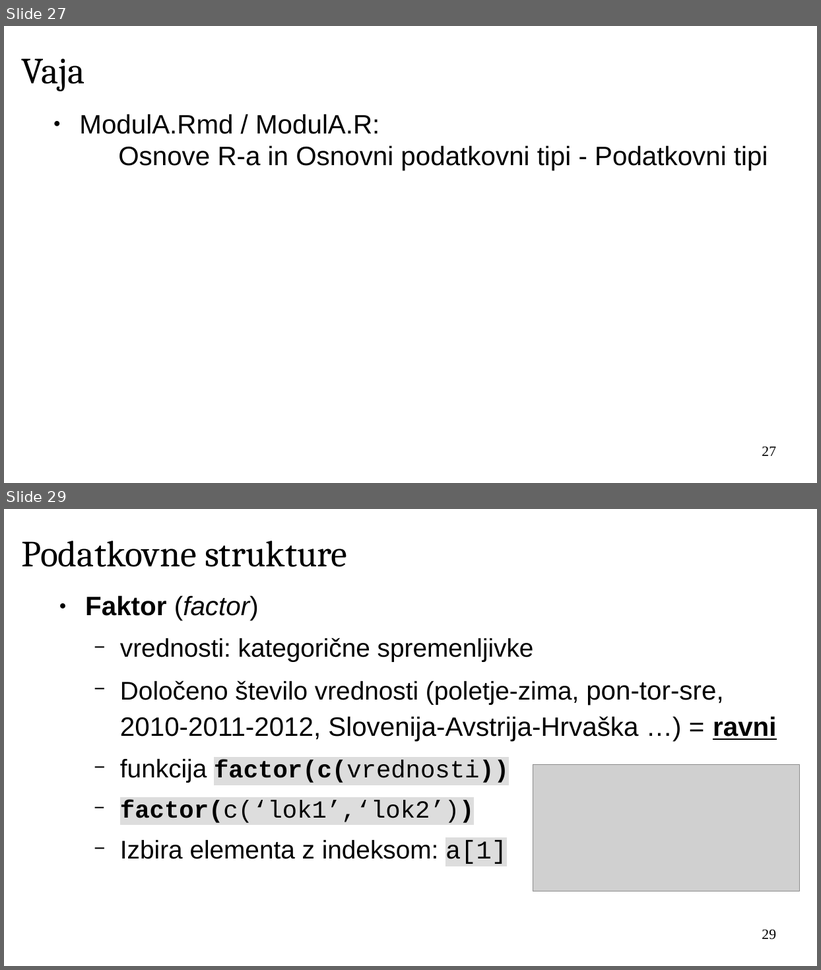
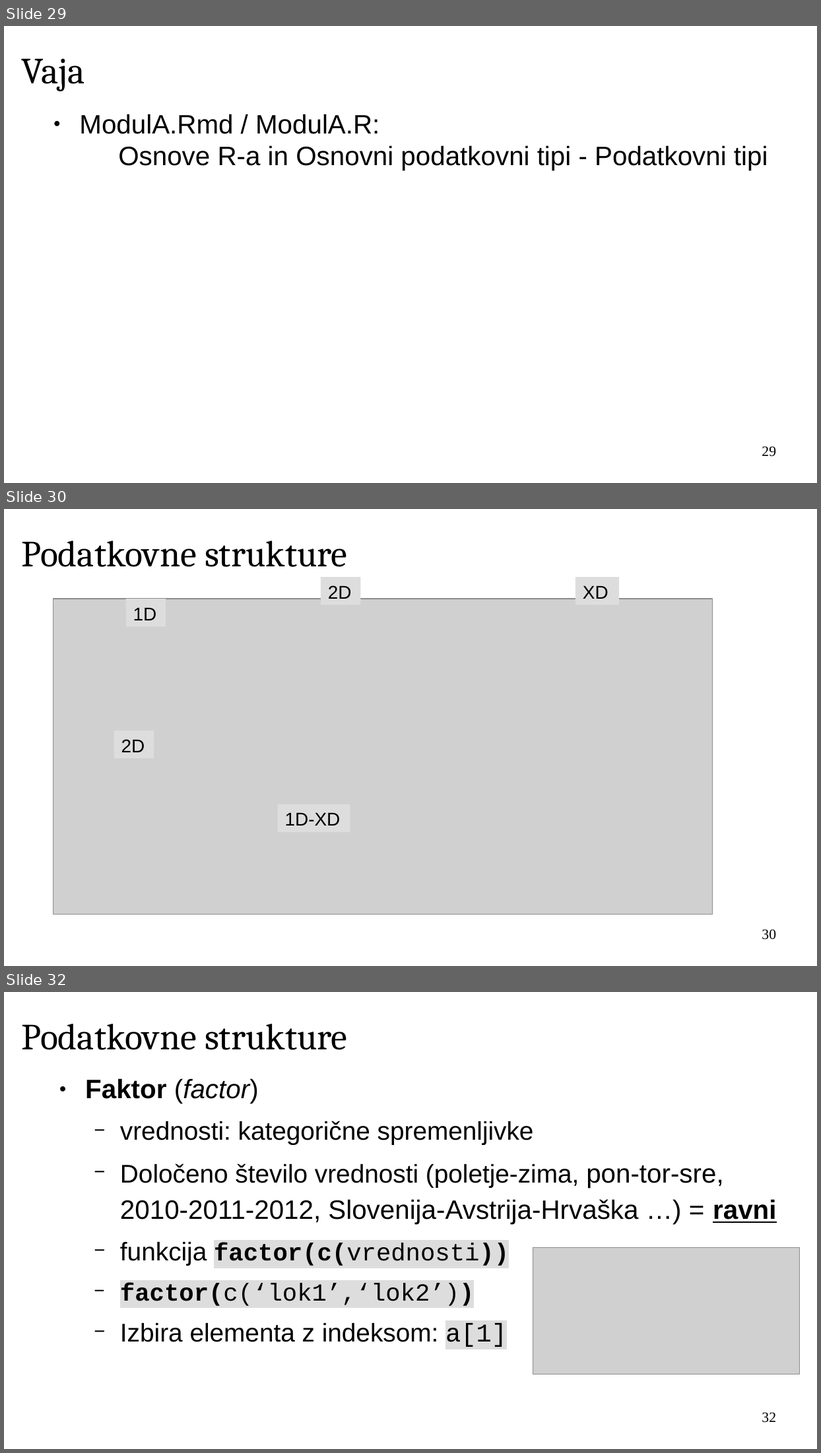
Before and after one commit to janaobsteter/R_tecaj, a slide deck: ModulA/IT_Rtecaj_ModulA.odp. Shown one above the other, each under a label of ours: slides 27 and 29 before the commit, slides 29, 30 and 32 after it; the slides between them are not shown. The pictures are 821x970 and 821x1453 pixels, drawn with LibreOffice and Linux fonts; fonts in the diff are those of the drawing; grey boxes stand for pictures; background and template pictures are left out. Boxes give left, top, right and bottom in pixels: in the first picture for what was removed or moved away, otherwise in the second. Text is boxed around its words. In the diff, an @@ line names an element or a change of style, - is before the commit and + after.

```diff
--- a/ModulA/IT_Rtecaj_ModulA.odp
+++ b/ModulA/IT_Rtecaj_ModulA.odp
@@ slide 30 added at bbox=[4, 509, 817, 966], background #FFFFFF @@
@@ title added at bbox=[21, 541, 347, 567], 36 pt, text #000000 @@
+Podatkovne strukture
@@ rectangle added at bbox=[321, 577, 360, 605], fill #DDDDDD, 18 pt, text #000000 @@
+2D
@@ rectangle added at bbox=[576, 577, 619, 605], fill #DDDDDD, 18 pt, text #000000 @@
+XD
@@ picture added at bbox=[54, 599, 713, 916] @@
@@ rectangle added at bbox=[125, 599, 166, 627], fill #DDDDDD, 18 pt, text #000000 @@
+1D
@@ rectangle added at bbox=[114, 731, 154, 759], fill #DDDDDD, 18 pt, text #000000 @@
+2D
@@ rectangle added at bbox=[278, 805, 350, 833], fill #DDDDDD, 18 pt, text #000000 @@
+1D-XD
@@ page number added at bbox=[762, 929, 776, 940], 14 pt, text #000000 @@
+30
@@ what was slide 27 is now slide 29 @@
@@ page number at bbox=[762, 446, 776, 457]: text changed @@
-27
+29
@@ what was slide 29 is now slide 32 @@
@@ page number at bbox=[762, 1412, 776, 1423]: text changed @@
-29
+32
```
Also in this commit, not shown: 6 slides changed, 2 other slides added, 3 other files.
